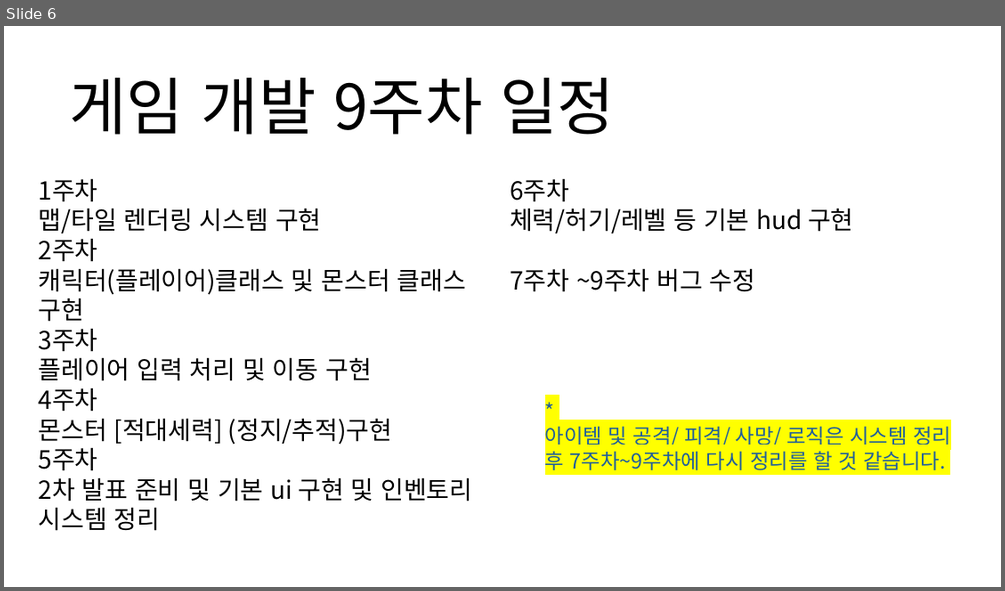
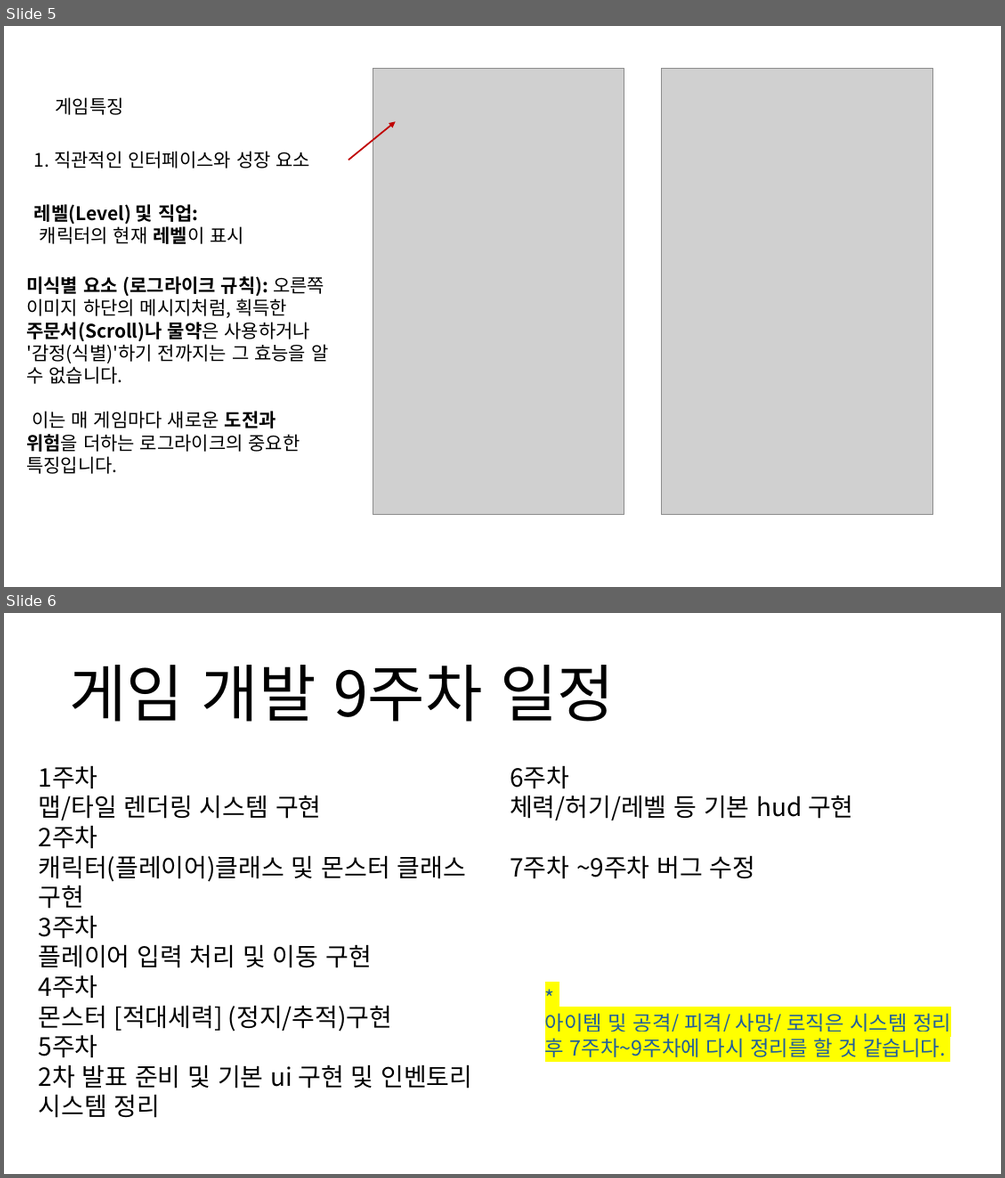
Before and after one commit to responbility/personal_project, a slide deck: 2DGP_소녀픽셀던전.pptx. Shown one above the other, each under a label of ours: slide 6 before the commit, slides 5 and 6 after it. The pictures are 1005x591 and 1005x1178 pixels, drawn with LibreOffice and Linux fonts; fonts in the diff are those of the drawing; grey boxes stand for pictures. Boxes give left, top, right and bottom in pixels: in the first picture for what was removed or moved away, otherwise in the second. Text is boxed around its words. In the diff, an @@ line names an element or a change of style, - is before the commit and + after.

```diff
--- a/2DGP_소녀픽셀던전.pptx
+++ b/2DGP_소녀픽셀던전.pptx
@@ slide 5 added at [4, 26, 1001, 587], background #FFFFFF @@
@@ picture added at [373, 69, 624, 515] @@
@@ picture added at [662, 69, 933, 515] @@
@@ text added at [55, 97, 123, 115], 18 pt, text #000000 @@
+게임특징
@@ arrow added from (348, 160) to (395, 122), #C00000 1.5 pt @@
@@ text added at [34, 151, 311, 168], 18 pt, text #000000 @@
+1. 직관적인 인터페이스와 성장 요소
@@ text added at [34, 204, 244, 244], 18 pt, text #000000, bold @@
+레벨(Level) 및 직업:
+캐릭터의 현재 레벨이 표시
@@ text added at [26, 276, 328, 474], 18 pt, text #000000 @@
+미식별 요소 (로그라이크 규칙): 오른쪽 이미지 하단의 메시지처럼, 획득한 주문서(Scroll)나 물약은 사용하거나 '감정(식별)'하기 전까지는 그 효능을 알 수 없습니다.
+이는 매 게임마다 새로운 도전과 위험을 더하는 로그라이크의 중요한 특징입니다.
```
Also in this commit, not shown: 2 slides changed, 1 other slide added, 2 slides removed.
